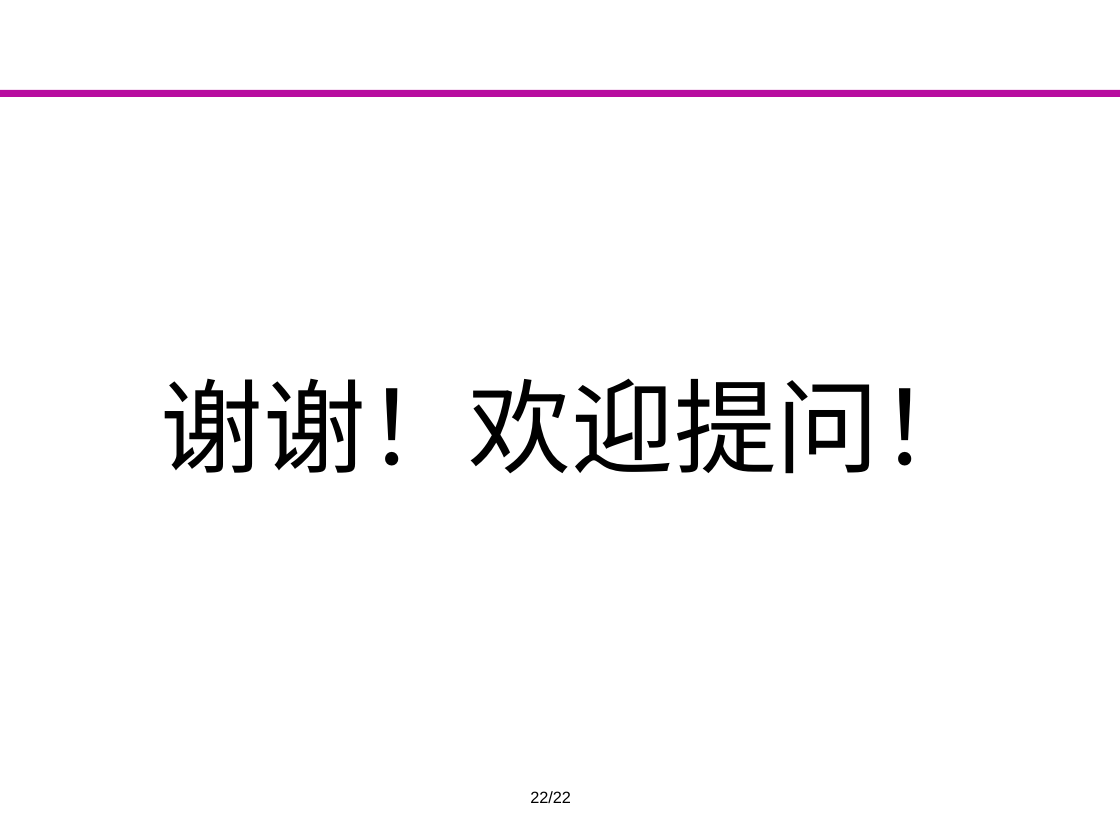
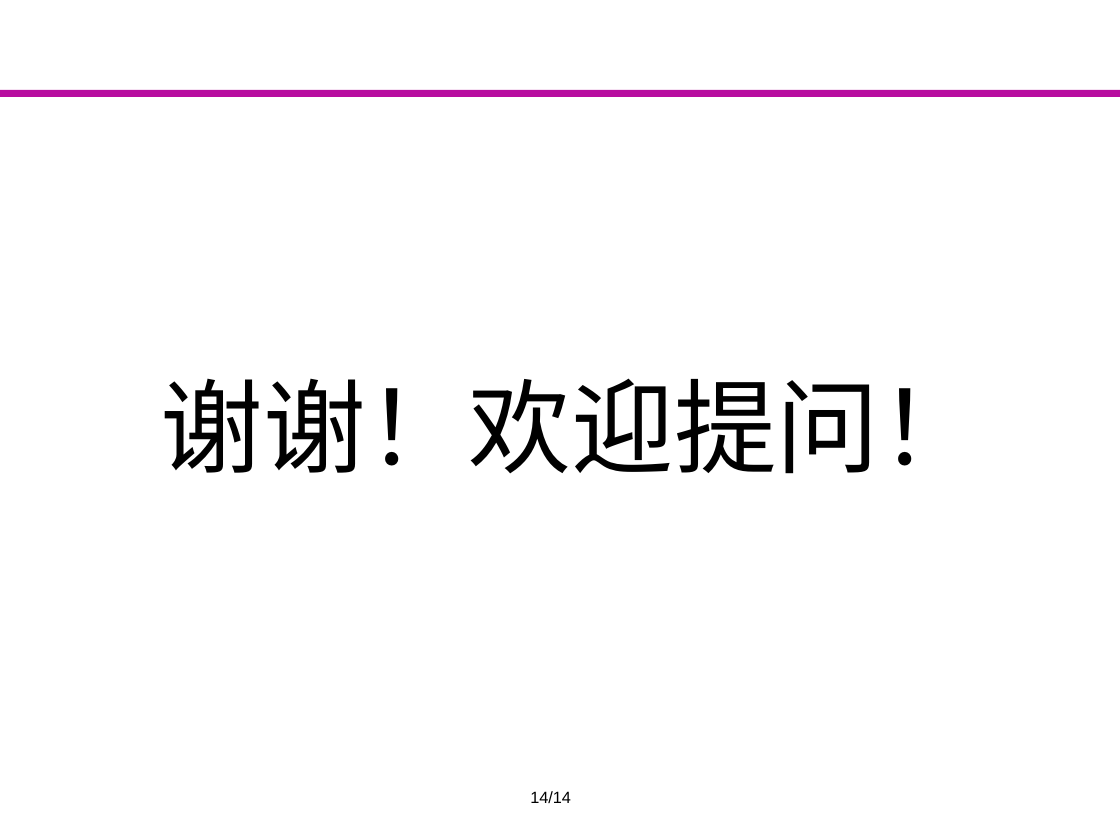
Before and after one commit to Markov2016/kaiti, a slide deck: slide 14 of ppt/yyx_v1.0.pptx. Drawn at 1120x840 pixels with LibreOffice and Linux fonts; fonts in the diff are those of the drawing; background and template pictures are left out. Boxes give left, top, right and bottom in pixels: in the first picture for what was removed or moved away, otherwise in the second. Text is boxed around its words. In the diff, an @@ line names an element or a change of style, - is before the commit and + after.

```diff
--- a/ppt/yyx_v1.0.pptx
+++ b/ppt/yyx_v1.0.pptx
@@ text at box(530, 791, 571, 803): text changed @@
-22/22
+14/14
```
Also in this commit, not shown: 13 other slides changed.
